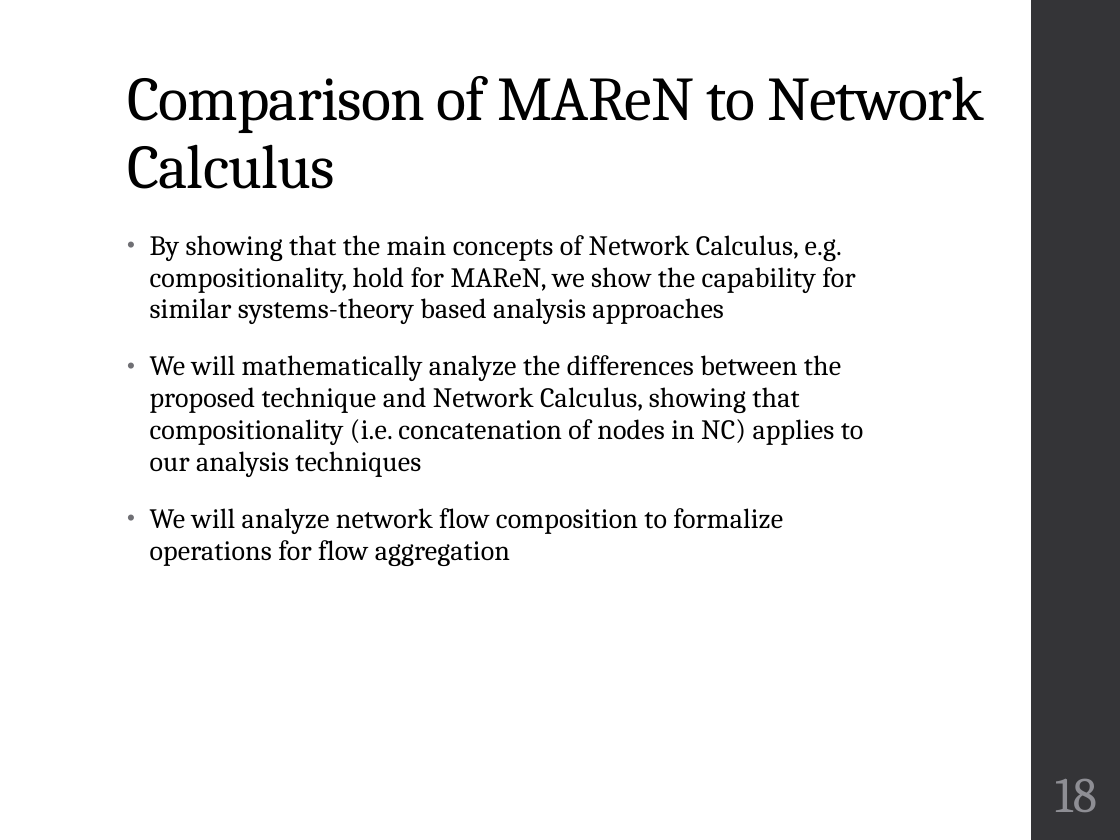
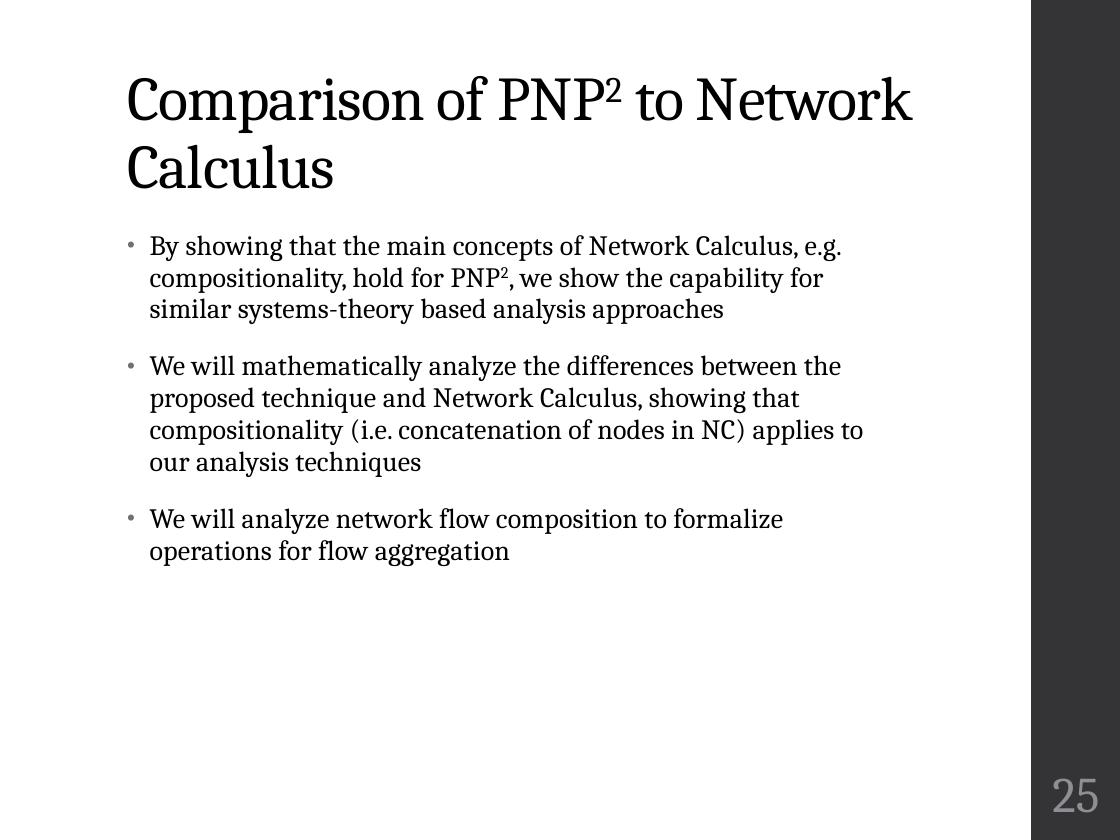
Before and after one commit to finger563/cbsat, a slide deck: slide 25 of thesis/Defense.pptx (slide 18 before the commit). Drawn at 1120x840 pixels with LibreOffice and Linux fonts; fonts in the diff are those of the drawing. Boxes give left, top, right and bottom in pixels: in the first picture for what was removed or moved away, otherwise in the second. Text is boxed around its words. In the diff, an @@ line names an element or a change of style, - is before the commit and + after.

```diff
--- a/thesis/Defense.pptx
+++ b/thesis/Defense.pptx
@@ title at bbox=[127, 76, 913, 189]: text changed @@
-Comparison of MAReN to Network Calculus
+Comparison of PNP2 to Network Calculus
@@ text at bbox=[150, 235, 842, 324]: text changed @@
-• By showing that the main concepts of Network Calculus, e.g. compositionality, hold for MAReN, we show the capability for similar systems-theory based analysis approaches
+• By showing that the main concepts of Network Calculus, e.g. compositionality, hold for PNP2, we show the capability for similar systems-theory based analysis approaches
@@ page number at bbox=[1052, 779, 1099, 812]: text changed @@
-18
+25
```
Also in this commit, not shown: 4 other slides changed, 7 slides added.
